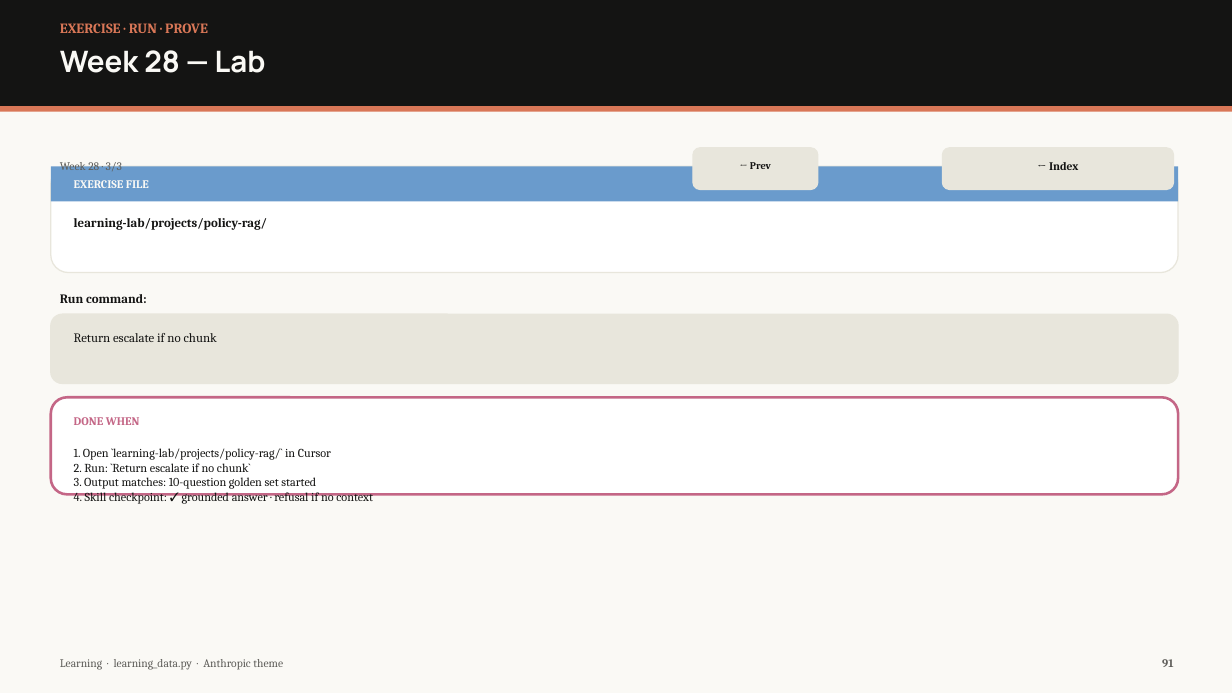
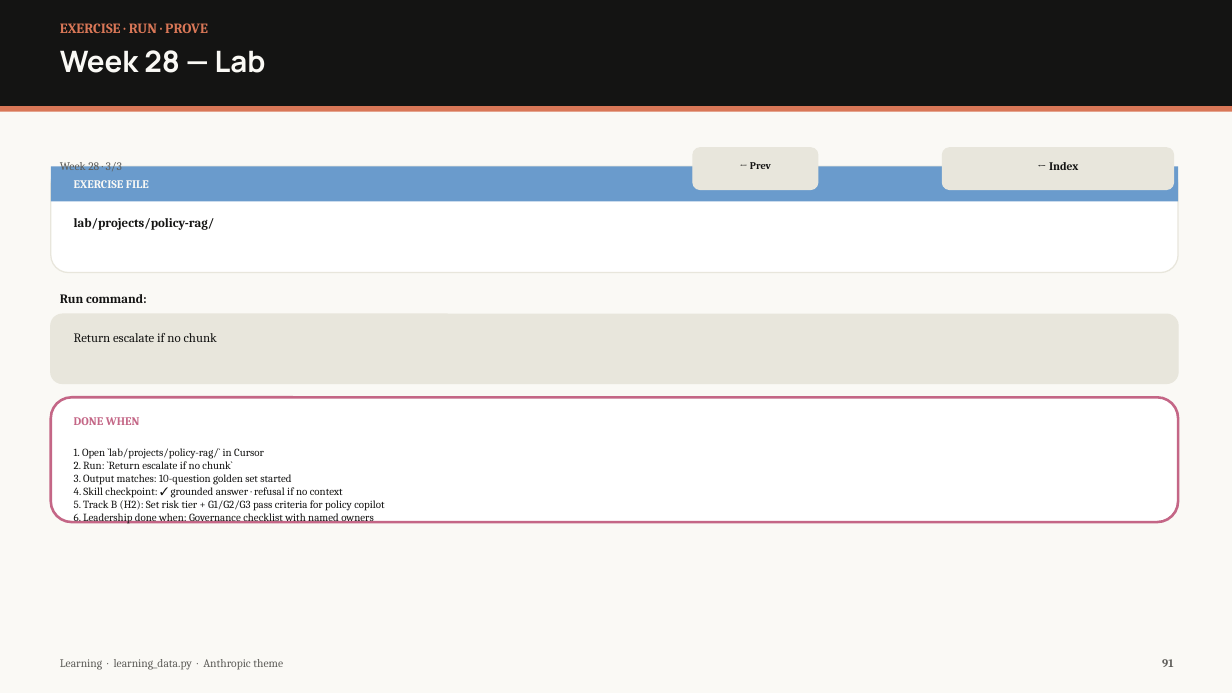
Before and after one commit to taiphan/learning, a slide deck: slide 91 of exports/learning/Learning-Master-Slides.pptx. Drawn at 1232x693 pixels with LibreOffice and Linux fonts; fonts in the diff are those of the drawing. Boxes give left, top, right and bottom in pixels: in the first picture for what was removed or moved away, otherwise in the second. Text is boxed around its words. In the diff, an @@ line names an element or a change of style, - is before the commit and + after.

```diff
--- a/exports/learning/Learning-Master-Slides.pptx
+++ b/exports/learning/Learning-Master-Slides.pptx
@@ text at bbox=[74, 218, 215, 230]: text changed @@
-learning-lab/projects/policy-rag/
+lab/projects/policy-rag/
@@ rounded rectangle: place and size @@
-rounded rectangle at bbox=[51, 397, 1178, 494]
+rounded rectangle at bbox=[51, 397, 1178, 522]
@@ text at bbox=[74, 448, 384, 524]: text changed; size 9.5 to 8.5 pt @@
-1. Open `learning-lab/projects/policy-rag/` in Cursor
-2. Run: `Return escalate if no chunk`
-3. Output matches: 10-question golden set started
-4. Skill checkpoint: ✓ grounded answer · refusal if no context
+1. Open `lab/projects/policy-rag/` in Cursor
+2. Run: `Return escalate if no chunk`
+3. Output matches: 10-question golden set started
+4. Skill checkpoint: ✓ grounded answer · refusal if no context
+5. Track B (H2): Set risk tier + G1/G2/G3 pass criteria for policy copilot
+6. Leadership done when: Governance checklist with named owners
```
Also in this commit, not shown: 76 other slides changed, 1 slide added, 9 other files.
